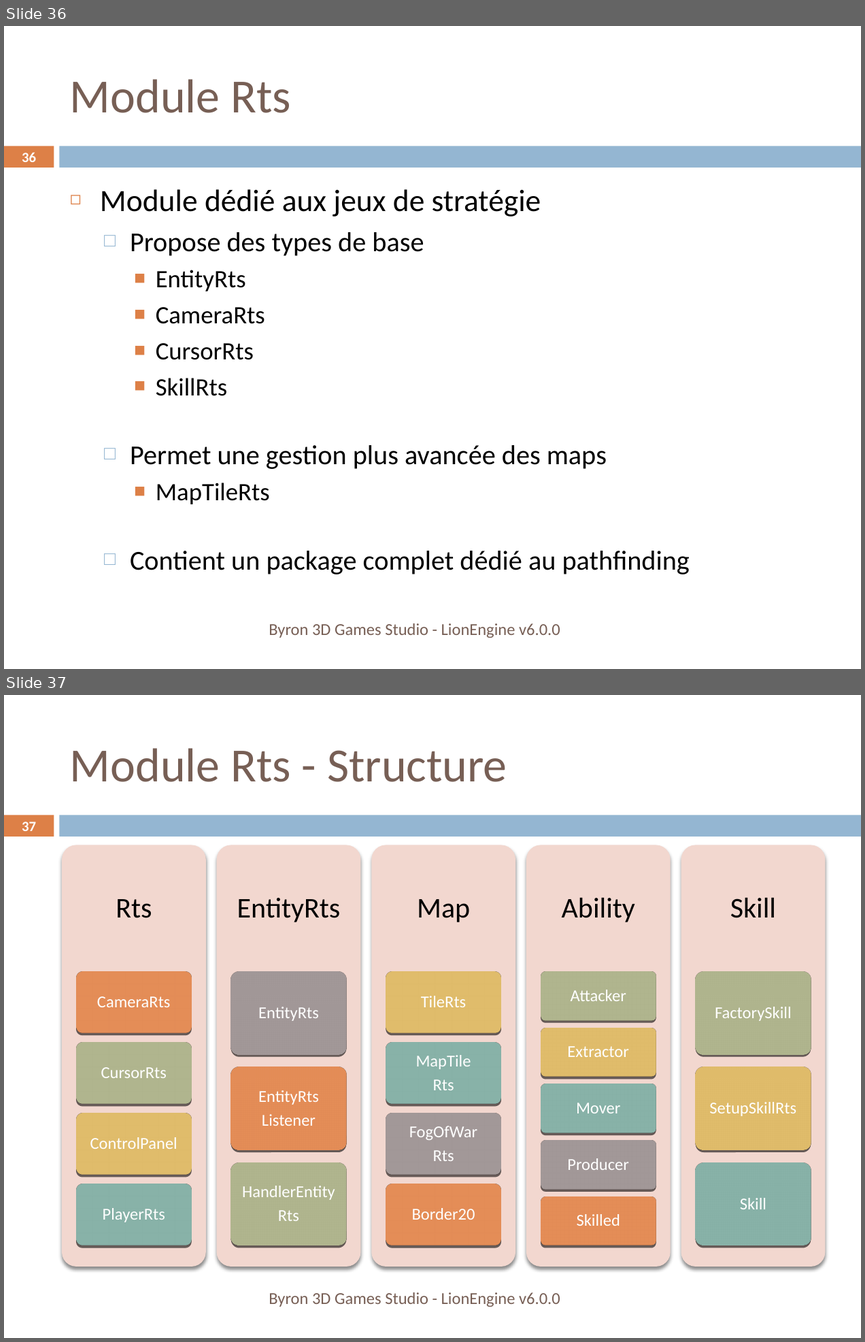
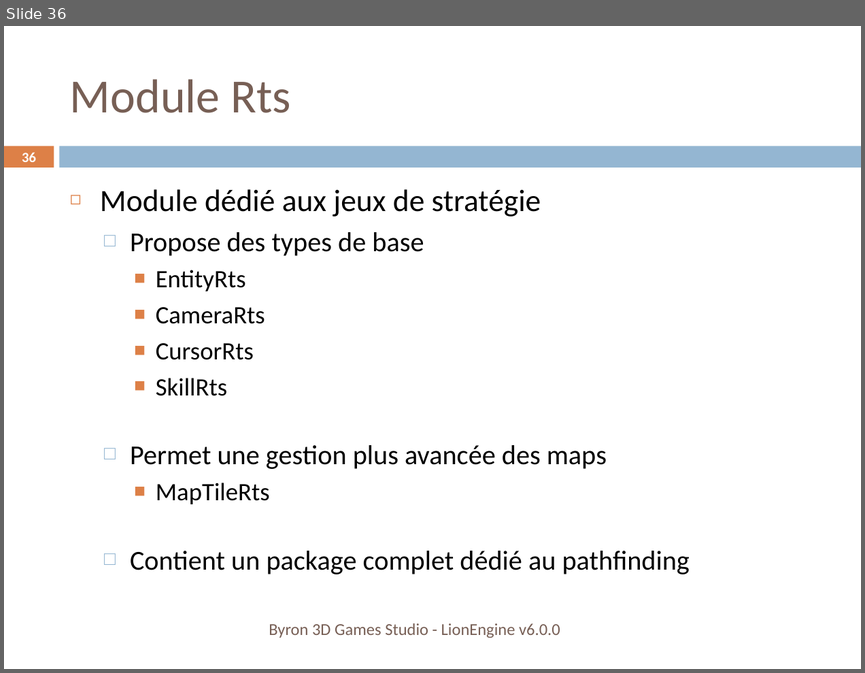
Before and after one commit to b3dgs/lionengine, a slide deck: doc/src/lionengine.pptx. Shown one above the other, each under a label of ours: slides 36 and 37 before the commit, slide 36 after it. The pictures are 865x1342 and 865x673 pixels, drawn with LibreOffice and Linux fonts; fonts in the diff are those of the drawing. Boxes give left, top, right and bottom in pixels: in the first picture for what was removed or moved away, otherwise in the second. Text is boxed around its words. In the diff, an @@ line names an element or a change of style, - is before the commit and + after.

```diff
--- a/doc/src/lionengine.pptx
+++ b/doc/src/lionengine.pptx
@@ slide 37 removed at box(4, 695, 861, 1338), background #FFFFFF; not listed: 2 template elements that a slide beside it also shows @@
@@ title removed at box(70, 748, 507, 782) @@
-Module Rts - Structure
@@ page number removed at box(22, 821, 36, 831) @@
-37
@@ group removed at box(61, 845, 825, 1266): 24 rounded rectangles, 24 texts @@
-Rts
-CameraRts
-CursorRts
-ControlPanel
-PlayerRts
-EntityRts
-EntityRts
-EntityRts
-Listener
-HandlerEntity
-Rts
-Map
-TileRts
-MapTile
-Rts
-FogOfWar
-Rts
-Border20
-Ability
-Attacker
-Extractor
-Mover
-Producer
-Skilled
-Skill
-FactorySkill
-SetupSkillRts
-Skill
@@ text removed at box(269, 1292, 560, 1306) @@
-Byron 3D Games Studio - LionEngine v6.0.0
```
Also in this commit, not shown: 11 slides changed, 1 slide added, 3 other files.
